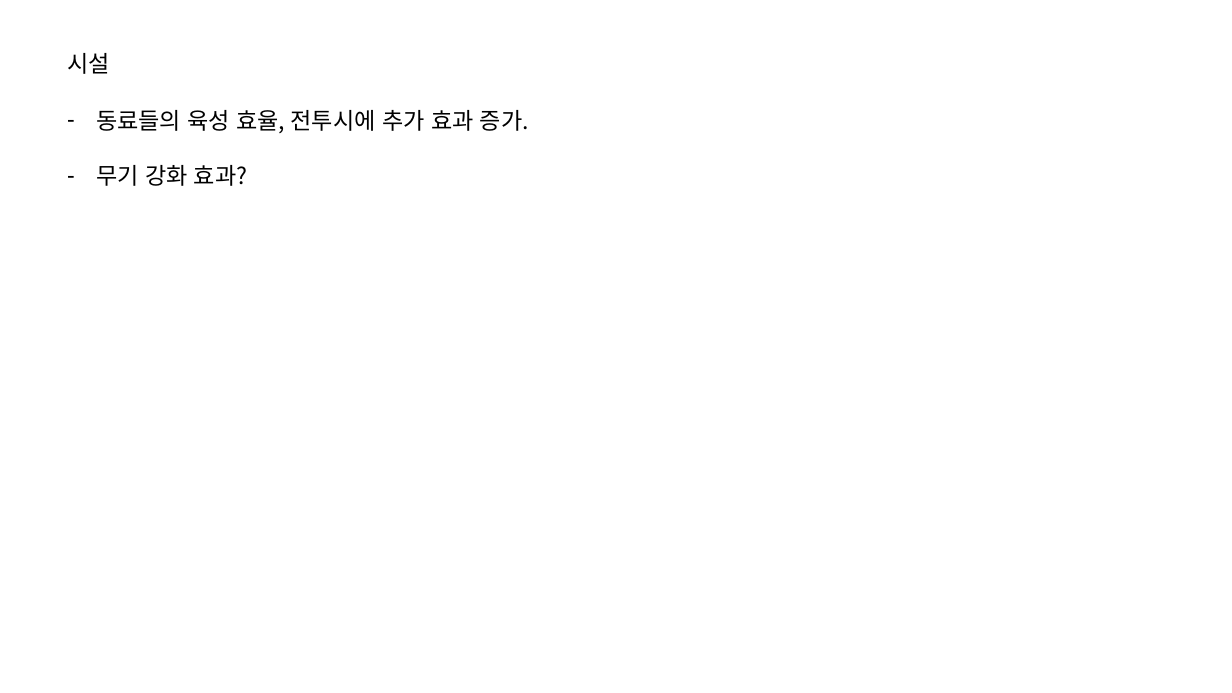
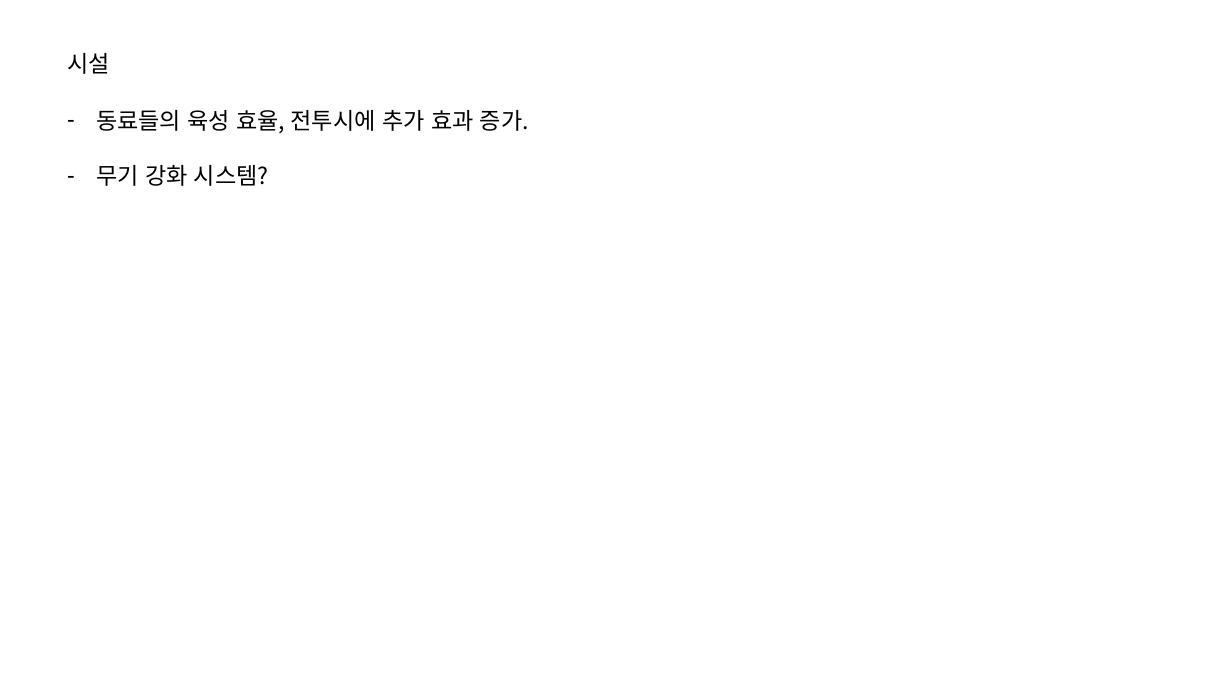
Before and after one commit to IdfKLeh/capstone, a slide deck: slide 8 of 육성.pptx. Drawn at 1232x693 pixels with LibreOffice and Linux fonts; fonts in the diff are those of the drawing. Boxes give left, top, right and bottom in pixels: in the first picture for what was removed or moved away, otherwise in the second. Text is boxed around its words. In the diff, an @@ line names an element or a change of style, - is before the commit and + after.

```diff
--- a/육성.pptx
+++ b/육성.pptx
@@ text at [96,165,269,186]: text changed @@
-– 무기 강화 효과?
+– 무기 강화 시스템?
```
Also in this commit, not shown: 8 other files.
